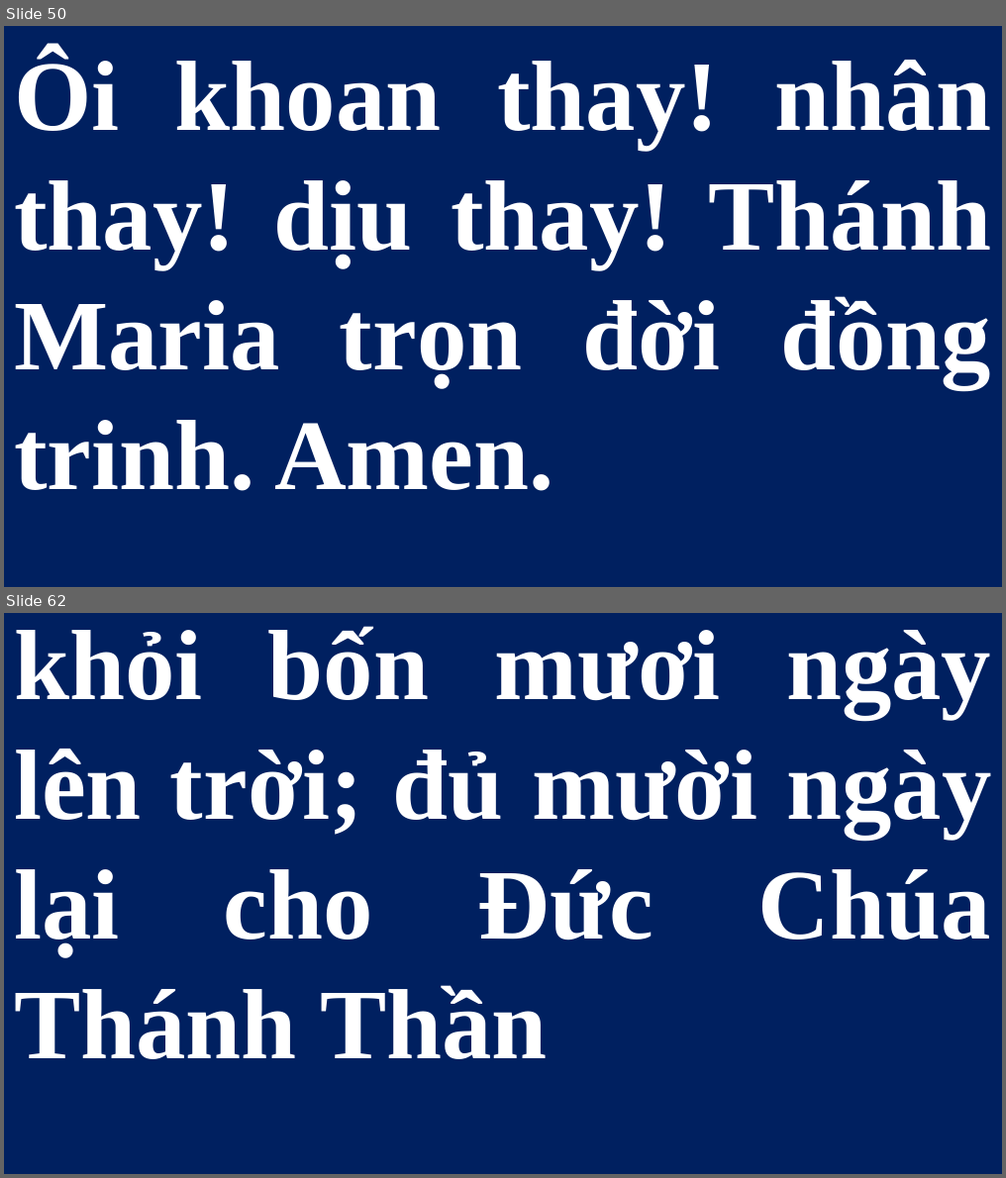
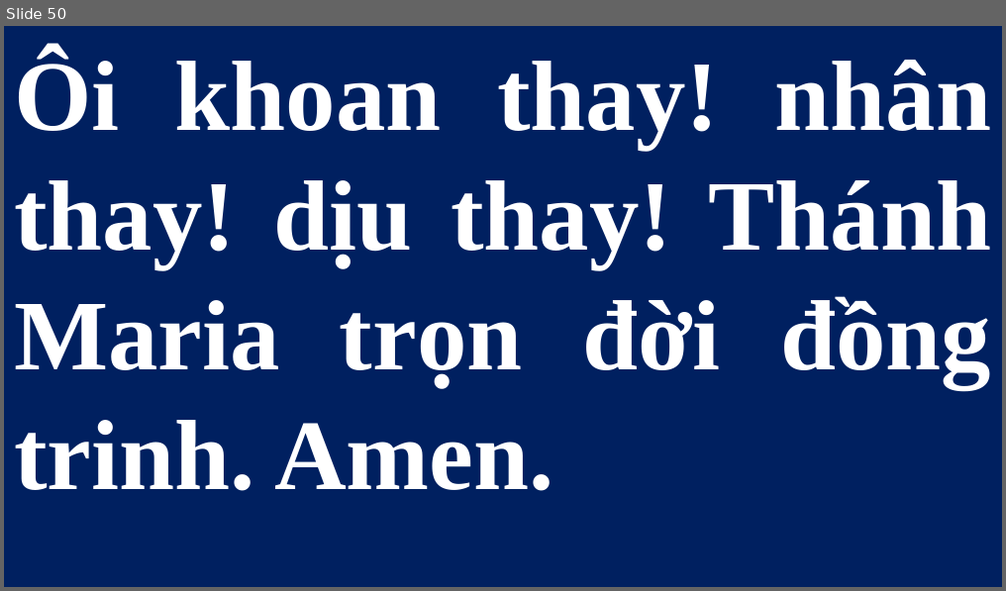
Before and after one commit to lythanhngodev64/SlideLe, a slide deck: Slide/Thứ Bảy - CN-26-TN 2026.pptx. Shown one above the other, each under a label of ours: slides 50 and 62 before the commit, slide 50 after it; the slides between them are not shown. The pictures are 1006x1178 and 1006x591 pixels, drawn with LibreOffice and Linux fonts; fonts in the diff are those of the drawing. Boxes give left, top, right and bottom in pixels: in the first picture for what was removed or moved away, otherwise in the second. Text is boxed around its words. In the diff, an @@ line names an element or a change of style, - is before the commit and + after.

```diff
--- a/Slide/Thứ Bảy - CN-26-TN 2026.pptx
+++ b/Slide/Thứ Bảy - CN-26-TN 2026.pptx
@@ slide 62 removed at <box>4,613,1002,1174</box>, background #FFFFFF @@
@@ subtitle removed at <box>4,613,1002,1173</box> @@
-khỏi bốn mươi ngày lên trời; đủ mười ngày lại cho Đức Chúa Thánh Thần
```
Also in this commit, not shown: 27 other slides removed.
